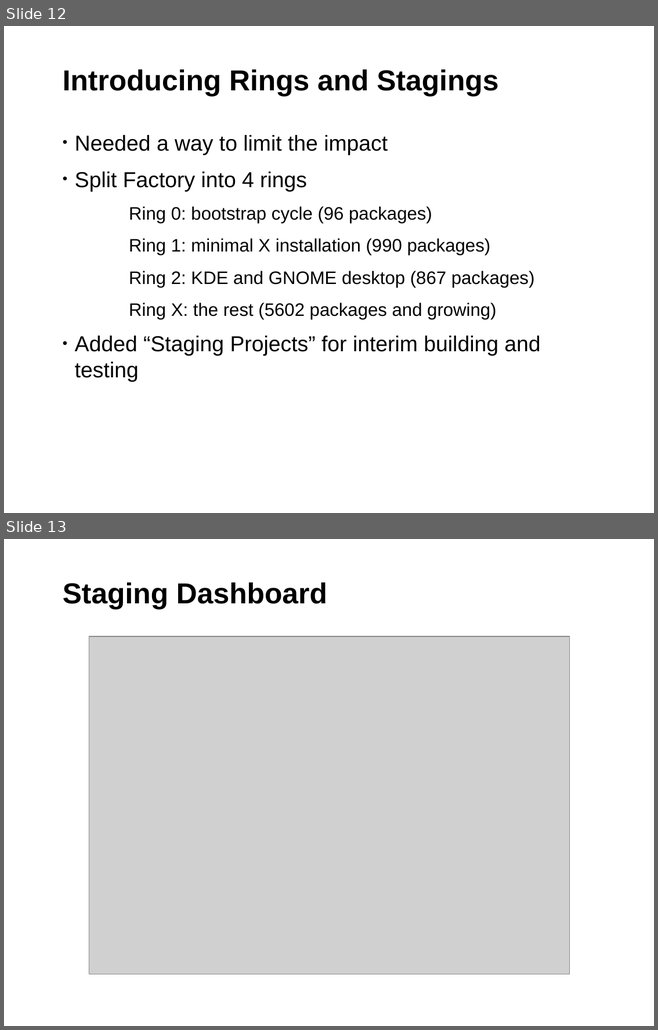
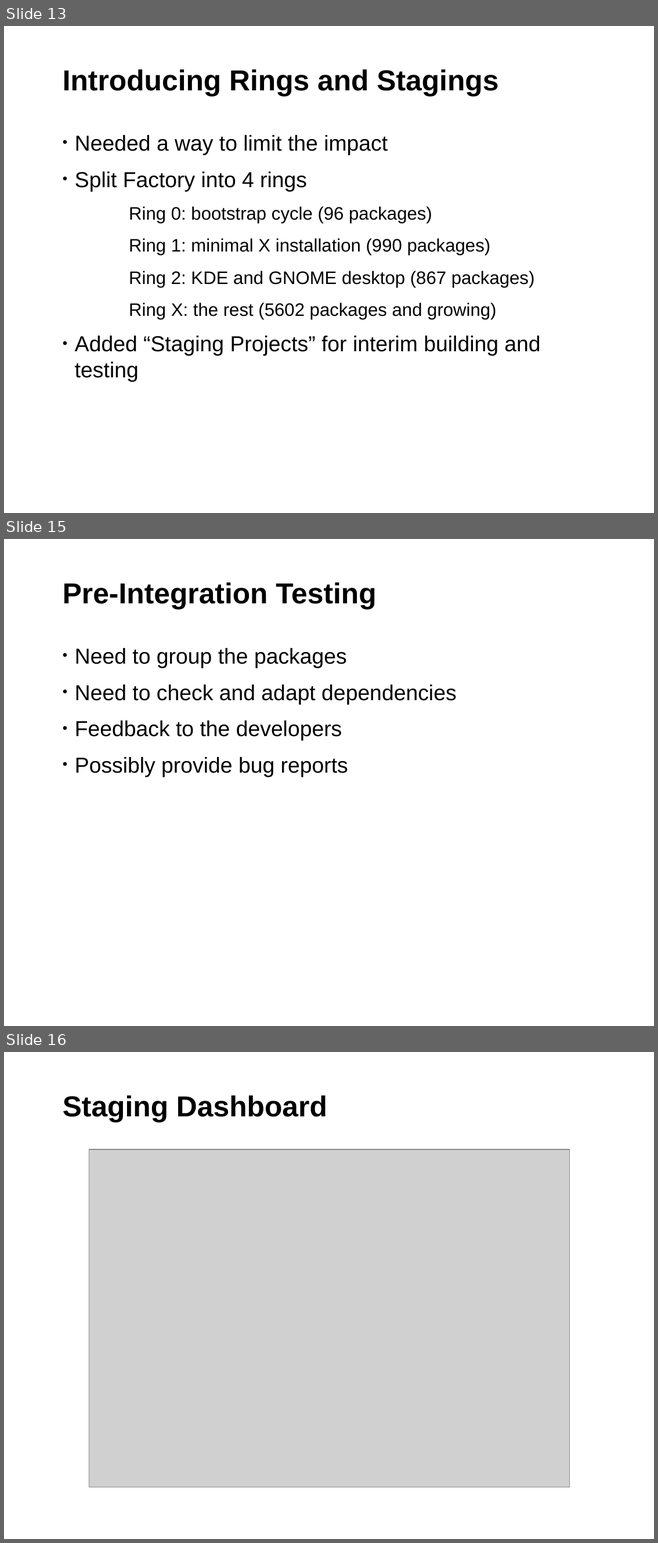
Before and after one commit to coolo/drunken-adventure, a slide deck: susecon2014/SUSEcon.odp. Shown one above the other, each under a label of ours: slides 12 and 13 before the commit, slides 13, 15 and 16 after it; the slides between them are not shown. The pictures are 658x1030 and 658x1543 pixels, drawn with LibreOffice and Linux fonts; fonts in the diff are those of the drawing; grey boxes stand for pictures; background and template pictures are left out. Boxes give left, top, right and bottom in pixels: in the first picture for what was removed or moved away, otherwise in the second. Text is boxed around its words. In the diff, an @@ line names an element or a change of style, - is before the commit and + after.

```diff
--- a/susecon2014/SUSEcon.odp
+++ b/susecon2014/SUSEcon.odp
@@ slide 15 added at (4, 539, 654, 1026), background #FFFFFF; not listed: 1 template element that a slide beside it also shows @@
@@ title added at (63, 583, 376, 610), 32 pt, text #000000, bold @@
+Pre-Integration Testing
@@ text added at (75, 648, 456, 777), 24 pt, text #000000 @@
+• Need to group the packages
+• Need to check and adapt dependencies
+• Feedback to the developers
+• Possibly provide bug reports
@@ what was slide 12 is now slide 13 @@
@@ what was slide 13 is now slide 16 @@
```
Also in this commit, not shown: 1 slide changed, 2 other slides added.
